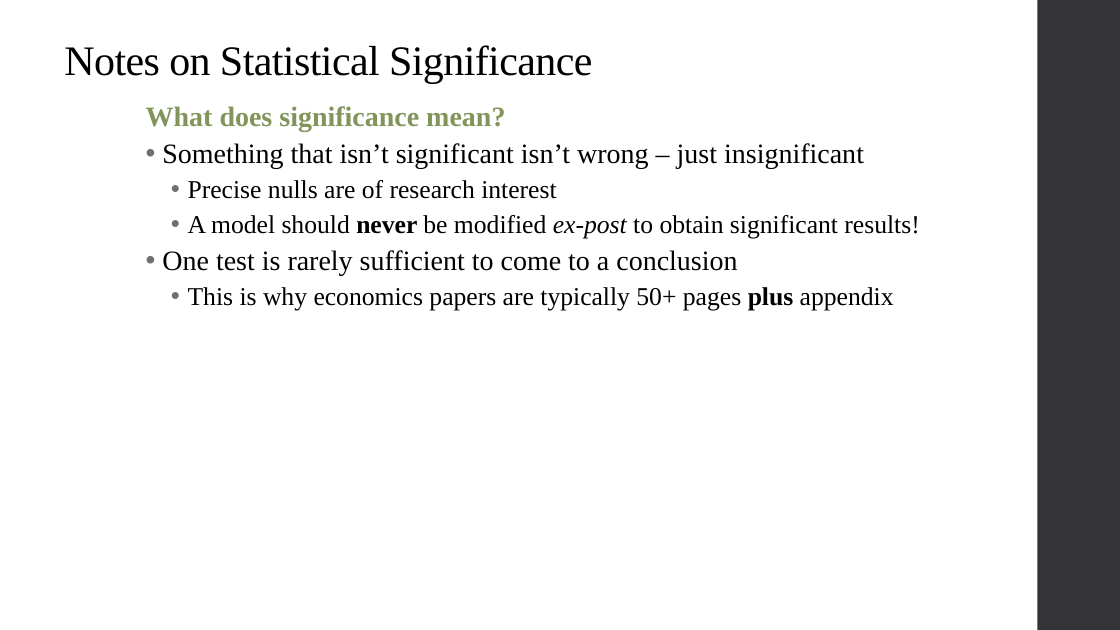
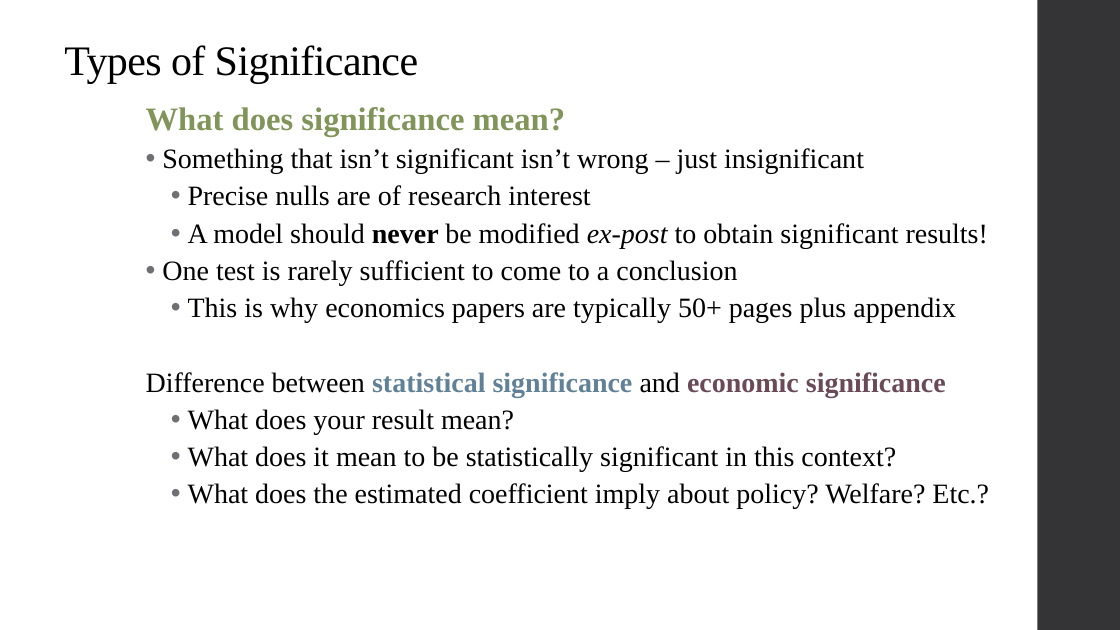
Before and after one commit to qiufei/fork-HAD5744, a slide deck: slide 38 of Lecture03_MultivariateOLS1/Lecture3_MultivariateOLS_2022F.pptx (slide 26 before the commit). Drawn at 1120x630 pixels with LibreOffice and Linux fonts; fonts in the diff are those of the drawing. Boxes give left, top, right and bottom in pixels: in the first picture for what was removed or moved away, otherwise in the second. Text is boxed around its words. In the diff, an @@ line names an element or a change of style, - is before the commit and + after.

```diff
--- a/Lecture03_MultivariateOLS1/Lecture3_MultivariateOLS_2022F.pptx
+++ b/Lecture03_MultivariateOLS1/Lecture3_MultivariateOLS_2022F.pptx
@@ title at [64,45,418,83]: text changed @@
-Notes on Statistical Significance
+Types of Significance
@@ text at [146,107,988,323]: size 24 to 28 pt in "What does significance mean?"; size 22 to 24 pt in "Precise nulls are of research interest", "A model should never be modified ex-post ...", "This is why economics papers are typically ..."; bold off in "plus" @@
@@ text at [146,372,989,509]: paragraphs added @@
+  Difference between statistical significance and economic significance
+    • What does your result mean?
+    • What does it mean to be statistically significant in this context?
+    • What does the estimated coefficient imply about policy? Welfare? Etc.?
```
Also in this commit, not shown: 3 other slides changed, 21 slides added, 2 slides removed, 5 other files.
